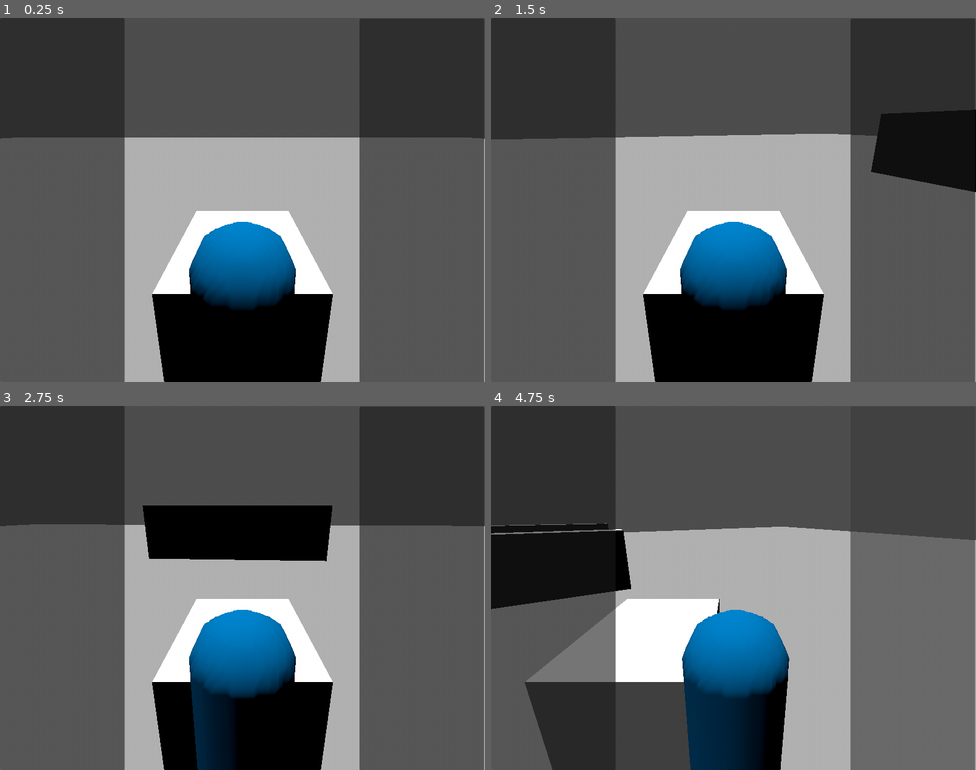
Above: before the commit, frames 1-4 (two rows, left to right).
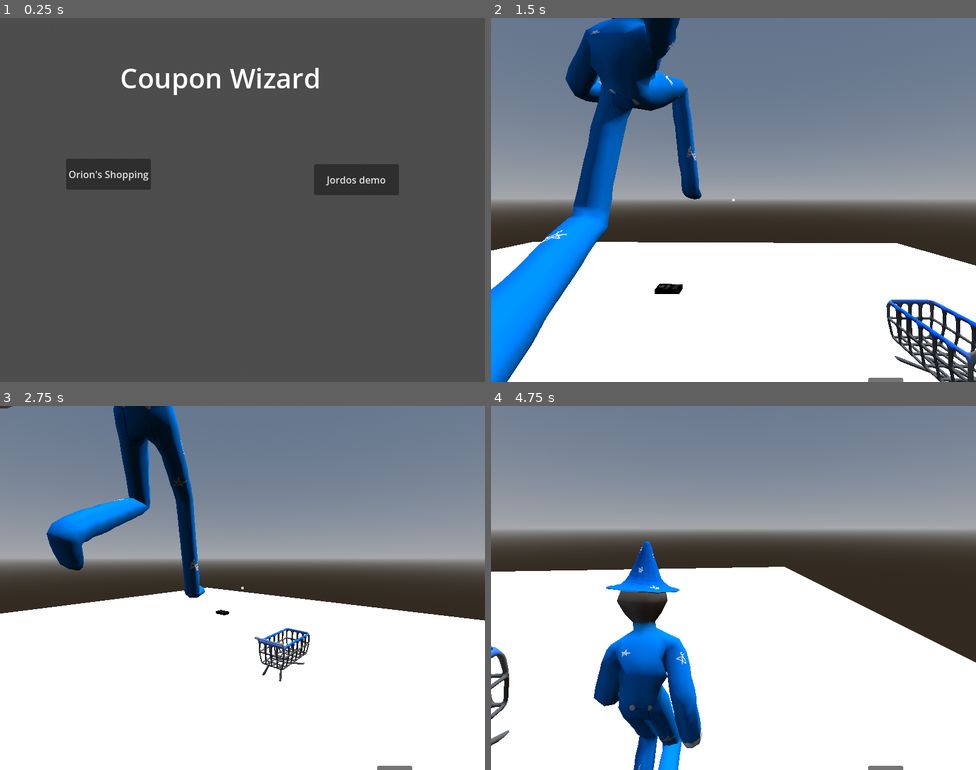
Above: after the commit, the same moments.

Repository: 0r10n650/coupon-wizard
Game: Godot game, scene res://Scenes/StartPage.tscn
Same seed, same stepped clock (60 frames per second), same inputs: the game is played once before the commit and once after it. Before the commit the project starts from res://coupon_game/coupon_game_test.tscn.
Inputs (mouse positions are in pixels of both pictures, inside the frame that each line leads up to):
- Up to frame 1 (0.25 s): no input
- Up to frame 2 (1.5 s): click (849, 178) at 0.5 s, where only the run after the commit has a clickable "Jordos demo"; tap Enter (ui_accept) at 1.25 s; move the mouse to (840, 181) at 1.27 s; hold D (move_right) from 1.28 s (still down); hold E (interact) from 1.28 s (still down)
- Up to frame 3 (2.75 s): tap Space (move_jump) at 1.52, 2.27 s; move the mouse to (145, 606) at 2.02 s; release D (move_right) at 2.03 s; release E (interact) at 2.03 s; hold S (move_backward) from 2.03 s (still down); tap E (interact) at 2.1 s
- Up to frame 4 (4.75 s): move the mouse to (782, 507) at 2.77 s; release S (move_backward) at 2.78 s; hold D (move_right) 2.78-3.53 s; hold E (interact) 2.78-3.53 s; move the mouse to (709, 660) at 3.52 s; hold W (move_forward) 3.53-4.28 s; tap E (interact) at 3.6 s; tap Space (move_jump) at 3.77, 4.52 s; move the mouse to (879, 642) at 4.27 s; hold A (move_left) from 4.28 s (still down); hold E (interact) from 4.28 s (still down)

The runs differ from the first frame. In frame 1, 52% of the frame differs, in the area x 0-100%, y 0-100%; in frame 2, 95%; in frame 3, 96%; in frame 4, 98%.

Commit message:
Created Start Screen

Diff:
--- /dev/null
+++ b/Scenes/StartPage.tscn
@@ -0,0 +1,32 @@
+[gd_scene format=3 uid="uid://dkoqvo2ta35nw"]
+
+[ext_resource type="Script" uid="uid://cw05a46vm8thc" path="res://Scripts/start_page.gd" id="1_wk4w2"]
+
+[node name="StartPage" type="Node2D" unique_id=793455948]
+script = ExtResource("1_wk4w2")
+
+[node name="Title" type="Label" parent="." unique_id=722614990]
+offset_left = 198.0
+offset_top = 67.0
+offset_right = 545.0
+offset_bottom = 136.0
+theme_override_font_sizes/font_size = 45
+text = "Coupon Wizard "
+
+[node name="JordosButton" type="Button" parent="." unique_id=1652523747]
+offset_left = 518.0
+offset_top = 241.0
+offset_right = 658.0
+offset_bottom = 292.0
+text = "Jordos demo"
+
+[node name="OButton" type="Button" parent="." unique_id=1339372570]
+offset_left = 109.0
+offset_top = 232.0
+offset_right = 249.0
+offset_bottom = 283.0
+text = "Orion's Shopping
+"
+
+[connection signal="pressed" from="JordosButton" to="." method="_on_jordos_button_pressed"]
+[connection signal="pressed" from="OButton" to="." method="_on_o_button_pressed"]
--- /dev/null
+++ b/Scripts/start_page.gd
@@ -0,0 +1,12 @@
+extends Node2D
+class_name  start_page
+
+const jordo_scene = preload("res://coupon_game/coupon_game_test.tscn")
+const o_scene = preload("res://Scenes/shopping.tscn")
+
+func _on_jordos_button_pressed():
+	get_tree().change_scene_to_packed(jordo_scene)
+
+
+func _on_o_button_pressed():
+	get_tree().change_scene_to_packed(o_scene)
--- a/project.godot
+++ b/project.godot
@@ -15,7 +15,7 @@
 [application]
 
 config/name="Coupon Wizard"
-run/main_scene="uid://jub3eiibx1ln"
+run/main_scene="uid://dkoqvo2ta35nw"
 config/features=PackedStringArray("4.6", "GL Compatibility")
 config/icon="res://icon.svg"
 
@@ -40,6 +40,31 @@
 
 [input]
 
+Forward={
+"deadzone": 0.2,
+"events": [Object(InputEventKey,"resource_local_to_scene":false,"resource_name":"","device":-1,"window_id":0,"alt_pressed":false,"shift_pressed":false,"ctrl_pressed":false,"meta_pressed":false,"pressed":false,"keycode":0,"physical_keycode":87,"key_label":0,"unicode":119,"location":0,"echo":false,"script":null)
+]
+}
+Backward={
+"deadzone": 0.2,
+"events": [Object(InputEventKey,"resource_local_to_scene":false,"resource_name":"","device":-1,"window_id":0,"alt_pressed":false,"shift_pressed":false,"ctrl_pressed":false,"meta_pressed":false,"pressed":false,"keycode":0,"physical_keycode":83,"key_label":0,"unicode":115,"location":0,"echo":false,"script":null)
+]
+}
+Left={
+"deadzone": 0.2,
+"events": [Object(InputEventKey,"resource_local_to_scene":false,"resource_name":"","device":-1,"window_id":0,"alt_pressed":false,"shift_pressed":false,"ctrl_pressed":false,"meta_pressed":false,"pressed":false,"keycode":0,"physical_keycode":65,"key_label":0,"unicode":97,"location":0,"echo":false,"script":null)
+]
+}
+Right={
+"deadzone": 0.2,
+"events": [Object(InputEventKey,"resource_local_to_scene":false,"resource_name":"","device":-1,"window_id":0,"alt_pressed":false,"shift_pressed":false,"ctrl_pressed":false,"meta_pressed":false,"pressed":false,"keycode":0,"physical_keycode":68,"key_label":0,"unicode":100,"location":0,"echo":false,"script":null)
+]
+}
+Jump={
+"deadzone": 0.2,
+"events": [Object(InputEventKey,"resource_local_to_scene":false,"resource_name":"","device":-1,"window_id":0,"alt_pressed":false,"shift_pressed":false,"ctrl_pressed":false,"meta_pressed":false,"pressed":false,"keycode":0,"physical_keycode":32,"key_label":0,"unicode":32,"location":0,"echo":false,"script":null)
+]
+}
 move_forward={
 "deadzone": 0.5,
 "events": [Object(InputEventKey,"resource_local_to_scene":false,"resource_name":"","device":-1,"window_id":0,"alt_press …(192 unchanged characters)…
@@ -70,6 +95,10 @@
 "events": [Object(InputEventKey,"resource_local_to_scene":false,"resource_name":"","device":-1,"window_id":0,"alt_press …(191 unchanged characters)…
 ]
 }
+
+[physics]
+
+3d/physics_engine="Jolt Physics"
 
 [rendering]
 
Not shown, added: Scripts/start_page.gd.uid
